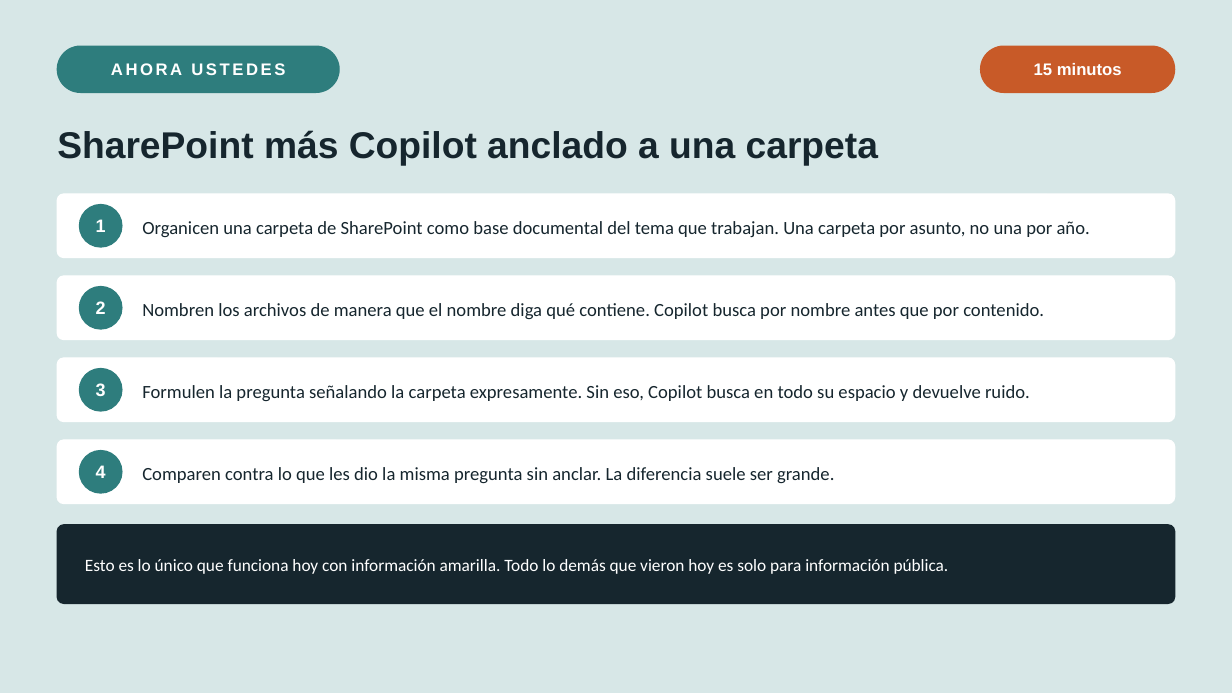
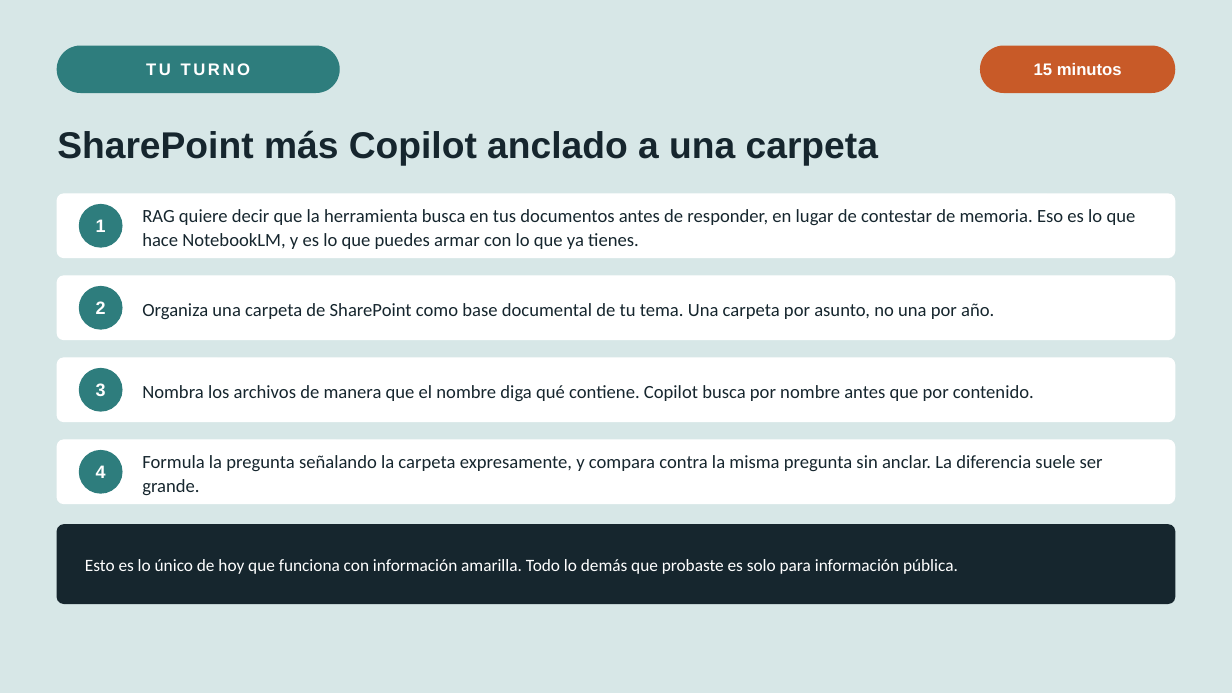
Before and after one commit to marvtrejo/curso-inegi-gen-ai, a slide deck: slide 16 of sesion-05/Sesion_05_Ecosistema_Herramientas.pptx (slide 13 before the commit). Drawn at 1232x693 pixels with LibreOffice and Linux fonts; fonts in the diff are those of the drawing. Boxes give left, top, right and bottom in pixels: in the first picture for what was removed or moved away, otherwise in the second. Text is boxed around its words. In the diff, an @@ line names an element or a change of style, - is before the commit and + after.

```diff
--- a/sesion-05/Sesion_05_Ecosistema_Herramientas.pptx
+++ b/sesion-05/Sesion_05_Ecosistema_Herramientas.pptx
@@ text at [146, 63, 250, 75]: text changed @@
-AHORA USTEDES
+TU TURNO
@@ text at [142, 209, 1136, 249]: text changed @@
-Organicen una carpeta de SharePoint como base documental del tema que trabajan. Una carpeta por asunto, no una por año.
+RAG quiere decir que la herramienta busca en tus documentos antes de responder, en lugar de contestar de memoria. Eso es lo que hace NotebookLM, y es lo que puedes armar con lo que ya tienes.
@@ text at [142, 303, 994, 319]: text changed @@
-Nombren los archivos de manera que el nombre diga qué contiene. Copilot busca por nombre antes que por contenido.
+Organiza una carpeta de SharePoint como base documental de tu tema. Una carpeta por asunto, no una por año.
@@ text at [142, 385, 1034, 401]: text changed @@
-Formulen la pregunta señalando la carpeta expresamente. Sin eso, Copilot busca en todo su espacio y devuelve ruido.
+Nombra los archivos de manera que el nombre diga qué contiene. Copilot busca por nombre antes que por contenido.
@@ text at [142, 455, 1103, 496]: text changed @@
-Comparen contra lo que les dio la misma pregunta sin anclar. La diferencia suele ser grande.
+Formula la pregunta señalando la carpeta expresamente, y compara contra la misma pregunta sin anclar. La diferencia suele ser grande.
@@ text at [85, 559, 958, 574]: text changed @@
-Esto es lo único que funciona hoy con información amarilla. Todo lo demás que vieron hoy es solo para información pública.
+Esto es lo único de hoy que funciona con información amarilla. Todo lo demás que probaste es solo para información pública.
```
Also in this commit, not shown: 11 other slides changed, 5 slides added, 2 slides removed, 14 other files.
